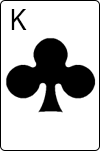
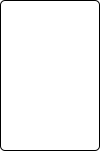
The second (100, 151) image is a revision of the first. Changes to its layers:
hid group "suits" (4 layers) over [5, 16, 96, 113]
hid "K" over [11, 9, 27, 30]
